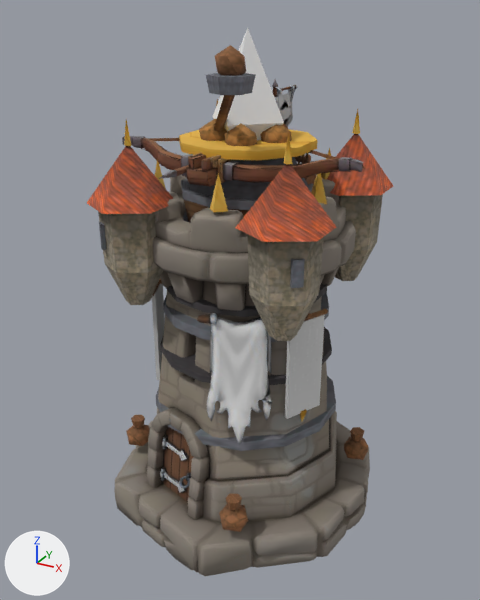
What one commit did to the glTF model assets/structures/damage.glb.
Rendered twice from a 50 mm camera at (3.0, -5.6, 5.16) aimed at (-0.04, -0.07, 2.39). Arrows for +X, +Y and +Z are at lower left; the lights stay in place. The picture after the commit comes second. Where no turn or scale is listed for an object, it has been applied to the vertices.

Before the edit, the objects in view are built like this:
```python
ob_damage = bpy.data.objects.new('damage', me_damage)
ob_damage.location = (0.0, 0.0, 0.0)
ob_level2_damage = bpy.data.objects.new('level2_damage', me_level2_damage)
ob_level2_damage.location = (0.0, 0.0, 0.0)
ob_level3_ballista = bpy.data.objects.new('level3_ballista', me_level3_ballista)
ob_level3_ballista.location = (0.0, 0.0, 0.0)
ob_level3_firepot = bpy.data.objects.new('level3_firepot', me_level3_firepot)
ob_level3_firepot.location = (0.0, 0.0, 0.0)
ob_level3_volley = bpy.data.objects.new('level3_volley', me_level3_volley)
ob_level3_volley.location = (0.0, 0.0, 0.0)
ob_tower_ballista = bpy.data.objects.new('tower_ballista', me_tower_ballista)
ob_tower_ballista.location = (0.0, 0.0, 3.6)
# also in view: 'spin_damage' at (0.0, 0.0, 4.38)
```
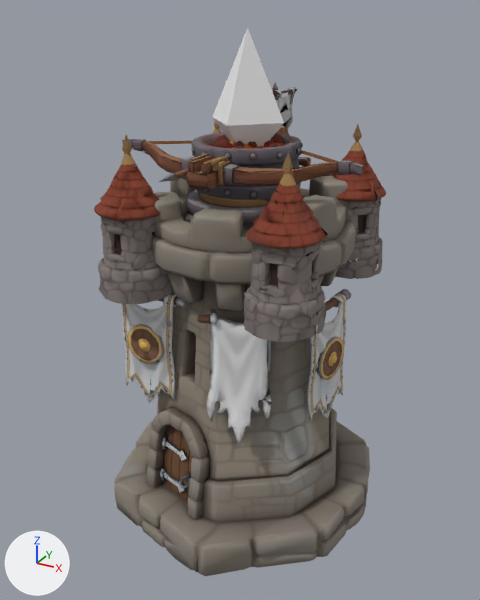
Location of each change, (x1, y1, x2, y2) in pixels of the pictures (480 x 600 px):
'level3_volley', no longer drawn (brown): before (87, 99, 393, 341)
'level3_firepot', no longer drawn: before (126, 45, 369, 532)
'addon_bartizan_3', added: after (244, 152, 328, 342)
'level2_damage', no longer drawn: before (152, 148, 336, 451)
'addon_bartizan_2', added: after (94, 135, 173, 304)
'tower_ballista', moved: before (122, 79, 364, 187); after (122, 82, 364, 190)
'addon_banner', added: after (122, 290, 189, 403)
'addon_bartizan', added: after (332, 124, 386, 279)
'addon_brazier', added: after (191, 132, 303, 202)
'addon_banner_1', added: after (305, 289, 351, 421)
'tower_ballista_plate', added: after (187, 190, 269, 225)
'level3_ballista', no longer drawn (mostly hidden): before (148, 138, 365, 223)
'level3_ballista_strings', added: after (149, 141, 364, 172)
'addon_bartizan_1', added (mostly hidden): after (212, 121, 222, 134)

Diff of the bpy script that builds the scene:
```diff
--- a/assets/structures/damage.glb.py
+++ b/assets/structures/damage.glb.py
@@ mat_addon_bartizan_skin @@
+mat_addon_bartizan_skin = bpy.data.materials.new('addon_bartizan_skin')
+# uses the picture img_addon_bartizan_tex
@@ mat_addon_brazier_skin @@
+mat_addon_brazier_skin = bpy.data.materials.new('addon_brazier_skin')
+# uses the picture img_addon_brazier_tex
@@ mat_team_addon_banner @@
+mat_team_addon_banner = bpy.data.materials.new('team_addon_banner')
+# uses the picture img_addon_banner_tex
@@ mat_addon_banner_skin @@
+mat_addon_banner_skin = bpy.data.materials.new('addon_banner_skin')
+# uses the picture img_addon_banner_tex
@@ ob_level2_damage @@
-ob_level2_damage = bpy.data.objects.new('level2_damage', me_level2_damage)
+ob_level2_damage = bpy.data.objects.new('level2_damage', None)
 ob_level2_damage.location = (0.0, 0.0, 0.0)
@@ ob_level3_ballista @@
-ob_level3_ballista = bpy.data.objects.new('level3_ballista', me_level3_ballista)
+ob_level3_ballista = bpy.data.objects.new('level3_ballista', None)
 ob_level3_ballista.location = (0.0, 0.0, 0.0)
@@ ob_tower_ballista @@
 ob_tower_ballista = bpy.data.objects.new('tower_ballista', me_tower_ballista)
-ob_tower_ballista.location = (0.0, 0.0, 3.6)
+ob_tower_ballista.location = (0.0, 0.0, 3.57)
@@ ob_level3_firepot @@
-ob_level3_firepot = bpy.data.objects.new('level3_firepot', me_level3_firepot)
+ob_level3_firepot = bpy.data.objects.new('level3_firepot', None)
 ob_level3_firepot.location = (0.0, 0.0, 0.0)
@@ ob_level3_volley @@
-ob_level3_volley = bpy.data.objects.new('level3_volley', me_level3_volley)
+ob_level3_volley = bpy.data.objects.new('level3_volley', None)
 ob_level3_volley.location = (0.0, 0.0, 0.0)
@@ ob_addon_bartizan_3 @@
+ob_addon_bartizan_3 = bpy.data.objects.new('addon_bartizan_3', me_addon_bartizan)  # 764 vertices, 999 faces; spans x -0.36..0.36, y -0.36..0.36, z 0.0..1.5
+ob_addon_bartizan_3.parent = ob_level3_volley
+ob_addon_bartizan_3.location = (0.799, -0.799, 2.62)
+ob_addon_bartizan_3.rotation_euler = (0.0, 0.0, 0.785)  # degrees (0, 0, 45)
@@ ob_addon_bartizan_2 @@
+ob_addon_bartizan_2 = bpy.data.objects.new('addon_bartizan_2', me_addon_bartizan)  # 764 vertices, 999 faces; spans x -0.36..0.36, y -0.36..0.36, z 0.0..1.5
+ob_addon_bartizan_2.parent = ob_level3_volley
+ob_addon_bartizan_2.location = (-0.799, -0.799, 2.62)
+ob_addon_bartizan_2.rotation_euler = (0.0, 0.0, -0.785)  # degrees (0, 0, -45)
@@ ob_addon_bartizan_1 @@
+ob_addon_bartizan_1 = bpy.data.objects.new('addon_bartizan_1', me_addon_bartizan)  # 764 vertices, 999 faces; spans x -0.36..0.36, y -0.36..0.36, z 0.0..1.5
+ob_addon_bartizan_1.parent = ob_level3_volley
+ob_addon_bartizan_1.location = (-0.799, 0.799, 2.62)
+ob_addon_bartizan_1.rotation_euler = (0.0, 0.0, -2.356)  # degrees (0, 0, -135)
@@ ob_addon_bartizan @@
+ob_addon_bartizan = bpy.data.objects.new('addon_bartizan', me_addon_bartizan)  # 764 vertices, 999 faces; spans x -0.36..0.36, y -0.36..0.36, z 0.0..1.5
+ob_addon_bartizan.parent = ob_level3_volley
+ob_addon_bartizan.location = (0.799, 0.799, 2.62)
@@ ob_addon_brazier @@
+ob_addon_brazier = bpy.data.objects.new('addon_brazier', me_addon_brazier)  # 1319 vertices, 2199 faces; spans x -0.54..0.536, y -0.536..0.533, z 0.0..0.9
+ob_addon_brazier.location = (0.0, 0.0, 3.19)
@@ ob_tower_ballista_plate @@
+ob_tower_ballista_plate = bpy.data.objects.new('tower_ballista_plate', me_tower_ballista_plate)  # 297 vertices, 465 faces; spans x -0.51..0.53, y -0.655..0.411, z 0.0..0.362
+ob_tower_ballista_plate.location = (0.0, 0.0, 3.21)
@@ ob_level3_ballista_strings @@
+ob_level3_ballista_strings = bpy.data.objects.new('level3_ballista_strings', me_level3_ballista_strings)  # 12 vertices, 16 faces; spans x -1.25..1.25, y -0.29..0.42, z 3.9..3.96
+ob_level3_ballista_strings.location = (0.0, 0.0, 0.0)
@@ ob_addon_banner_1 @@
+ob_addon_banner_1 = bpy.data.objects.new('addon_banner_1', me_addon_banner)  # 1057 vertices, 1499 faces; spans x -0.442..0.442, y -0.116..0.117, z -0.002..1.25
+ob_addon_banner_1.parent = ob_level2_damage
+ob_addon_banner_1.location = (0.97, -0.171, 1.35)
+ob_addon_banner_1.rotation_euler = (0.0, 0.0, 1.396)  # degrees (0, 0, 80)
@@ ob_addon_banner @@
+ob_addon_banner = bpy.data.objects.new('addon_banner', me_addon_banner)  # 1057 vertices, 1499 faces; spans x -0.442..0.442, y -0.116..0.117, z -0.002..1.25
+ob_addon_banner.parent = ob_level2_damage
+ob_addon_banner.location = (-0.722, -0.747, 1.35)
```
